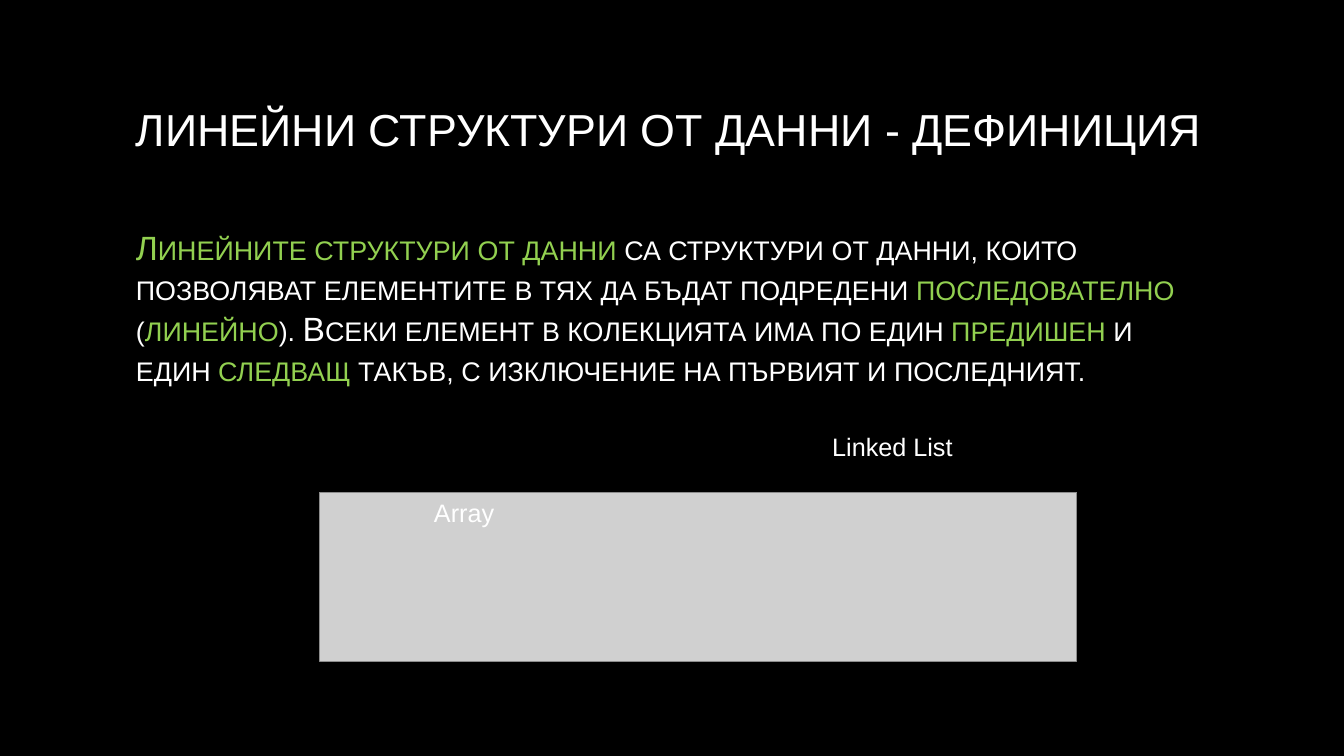
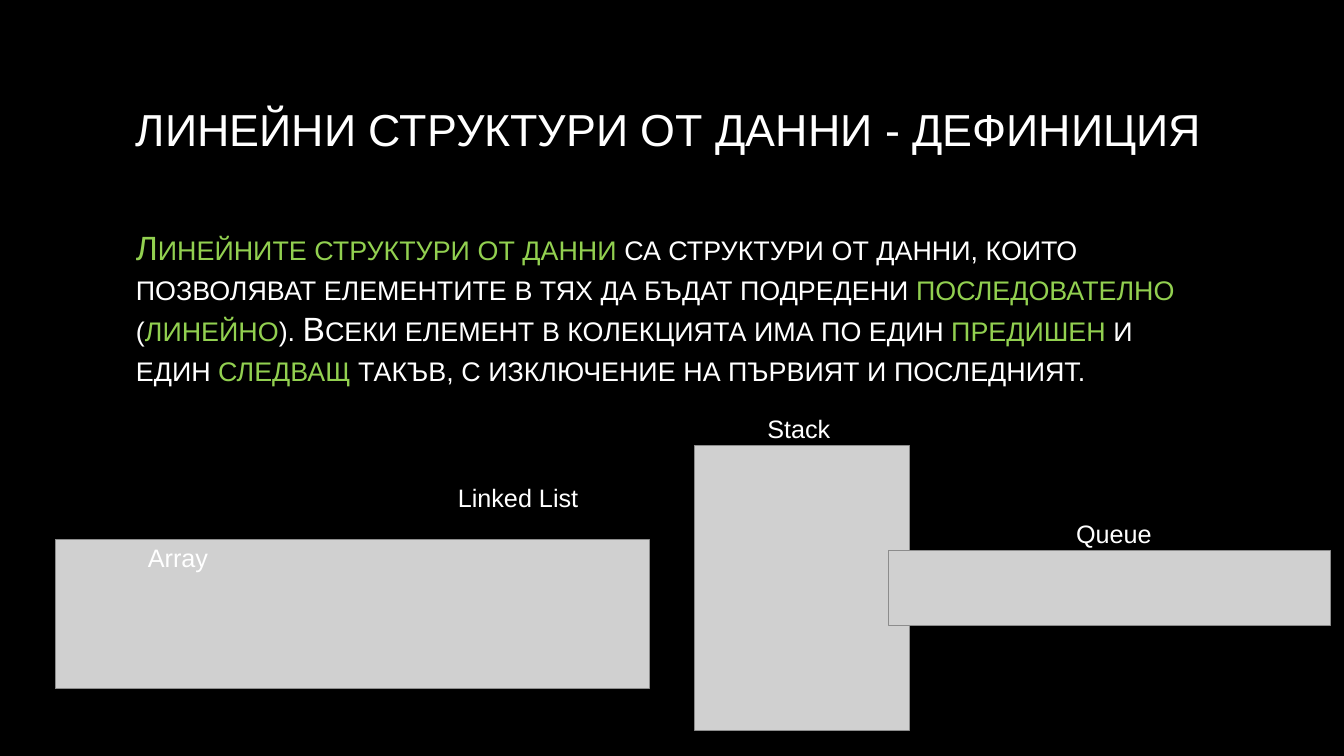
Before and after one commit to velizar92/CSharp-Programming-Presentations, a slide deck: slide 2 of Linear Data Structures.pptx. Drawn at 1344x756 pixels with LibreOffice and Linux fonts; fonts in the diff are those of the drawing; grey boxes stand for pictures; background and template pictures are left out. Boxes give left, top, right and bottom in pixels: in the first picture for what was removed or moved away, otherwise in the second. Text is boxed around its words. In the diff, an @@ line names an element or a change of style, - is before the commit and + after.

```diff
--- a/Linear Data Structures.pptx
+++ b/Linear Data Structures.pptx
@@ text added at (767,419,830,439), 18 pt, text #FFFFFF @@
+Stack
@@ picture added at (695,446,909,730) @@
@@ text "Linked List": place and size @@
-text "Linked List" at (832,437,952,457)
+text "Linked List" at (458,488,578,508)
@@ text "Array": place and size @@
-text "Array" at (434,505,494,527)
+text "Array" at (148,550,208,572)
@@ text added at (1076,525,1152,548), 18 pt, text #FFFFFF @@
+Queue
@@ picture: place and size @@
-picture at (320,492,1077,661)
+picture at (55,540,649,690)
@@ picture added at (888,551,1331,625) @@
```
Also in this commit, not shown: 5 other slides changed, 6 slides added.
